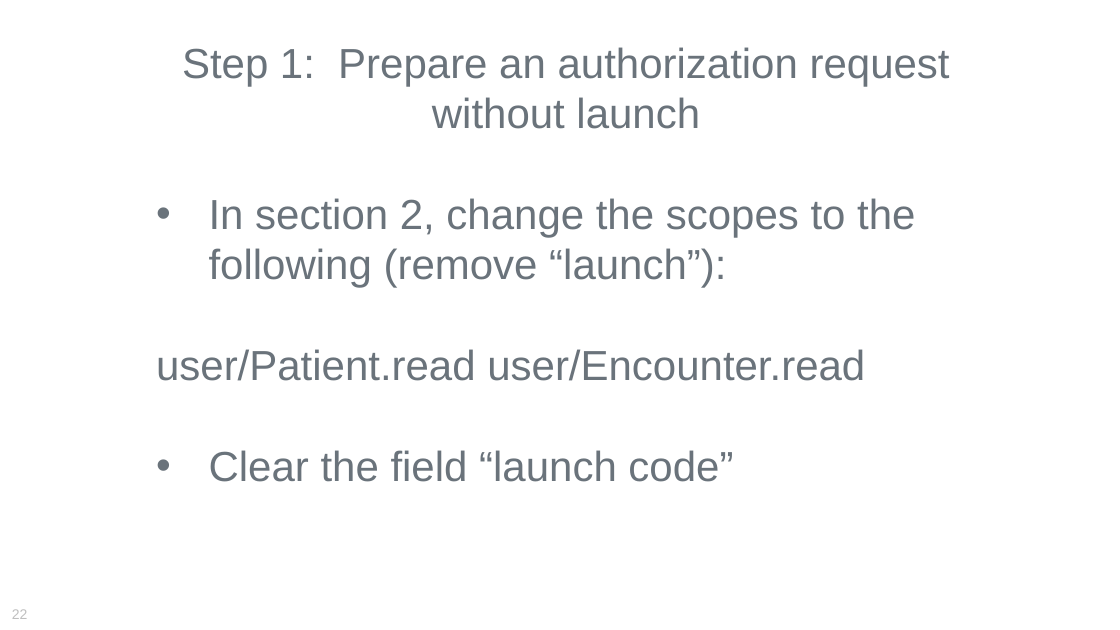
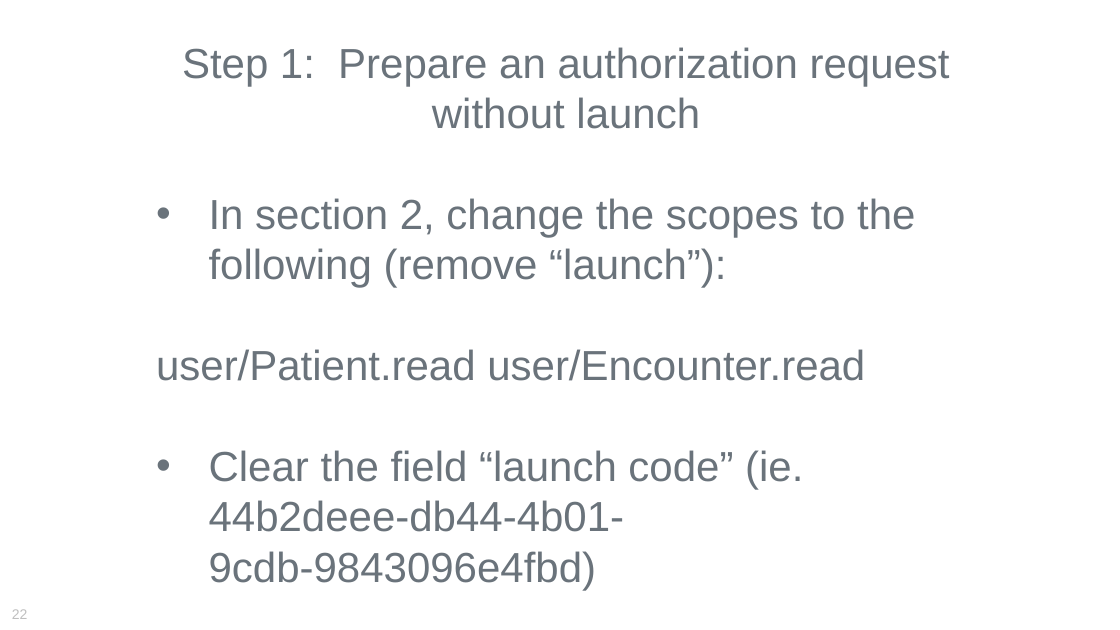
Before and after one commit to BH018364/SMART-on-FHIR-Training, a slide deck: slide 23 of smart-authorization-lab.pptx. Drawn at 1120x630 pixels with LibreOffice and Linux fonts; fonts in the diff are those of the drawing. Boxes give left, top, right and bottom in pixels: in the first picture for what was removed or moved away, otherwise in the second. Text is boxed around its words. In the diff, an @@ line names an element or a change of style, - is before the commit and + after.

```diff
--- a/smart-authorization-lab.pptx
+++ b/smart-authorization-lab.pptx
@@ text at (209, 450, 803, 590): text changed @@
-• Clear the field “launch code”
+• Clear the field “launch code” (ie. 44b2deee-db44-4b01-9cdb-9843096e4fbd)
```
Also in this commit, not shown: 1 other slide changed, 2 other files.
